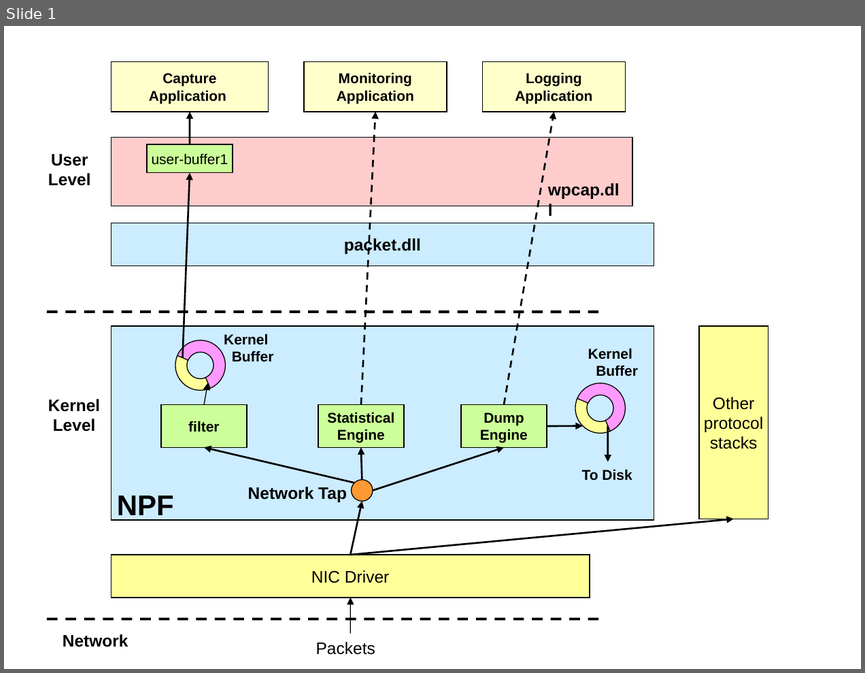
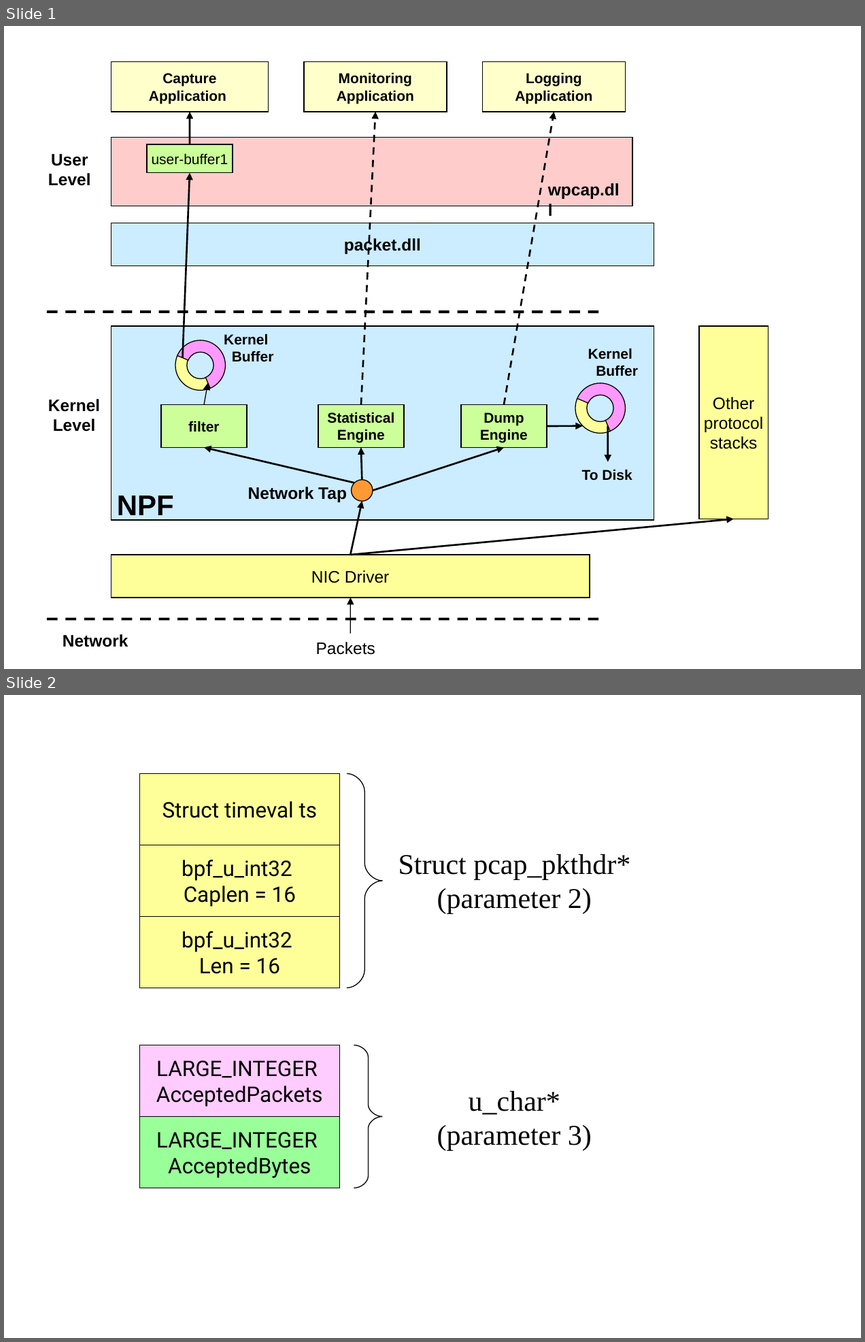
Before and after one commit to wireshark/winpcap, a slide deck: dox/slides.ppt. Shown one above the other, each under a label of ours: slide 1 before the commit, slides 1 and 2 after it. The pictures are 865x673 and 865x1342 pixels, drawn with LibreOffice and Linux fonts; fonts in the diff are those of the drawing. Boxes give left, top, right and bottom in pixels: in the first picture for what was removed or moved away, otherwise in the second. Text is boxed around its words. In the diff, an @@ line names an element or a change of style, - is before the commit and + after.

Commit message:
Updated the capture stats (the ones retrieved with pcap_stats) with the number of packets that reach the application some minor fixes

```diff
--- a/dox/slides.ppt
+++ b/dox/slides.ppt
@@ slide 2 added at (4, 695, 861, 1338), background #FFFFFF @@
@@ rectangle added at (139, 774, 339, 845), fill #FFFF99, outline #000000 0.74 pt, 18 pt, text #000000 @@
+Struct timeval ts
@@ freeform shape added at (347, 774, 383, 988), outline #000000 0.74 pt @@
@@ rectangle added at (139, 845, 339, 916), fill #FFFF99, outline #000000 0.74 pt, 18 pt, text #000000 @@
+bpf_u_int32
+Caplen = 16
@@ text added at (398, 854, 630, 914), 24 pt, text #000000 @@
+Struct pcap_pkthdr*
+(parameter 2)
@@ rectangle added at (139, 916, 339, 987), fill #FFFF99, outline #000000 0.74 pt, 18 pt, text #000000 @@
+bpf_u_int32
+Len = 16
@@ rectangle added at (139, 1045, 339, 1116), fill #FFCCFF, outline #000000 0.74 pt, 18 pt, text #000000 @@
+LARGE_INTEGER
+AcceptedPackets
@@ freeform shape added at (354, 1045, 382, 1187), outline #000000 0.74 pt @@
@@ text added at (437, 1091, 592, 1151), 24 pt, text #000000 @@
+u_char*
+(parameter 3)
@@ rectangle added at (139, 1117, 339, 1187), fill #99FF99, outline #000000 0.74 pt, 18 pt, text #000000 @@
+LARGE_INTEGER
+AcceptedBytes
```
Also in this commit, not shown: 18 other files.
